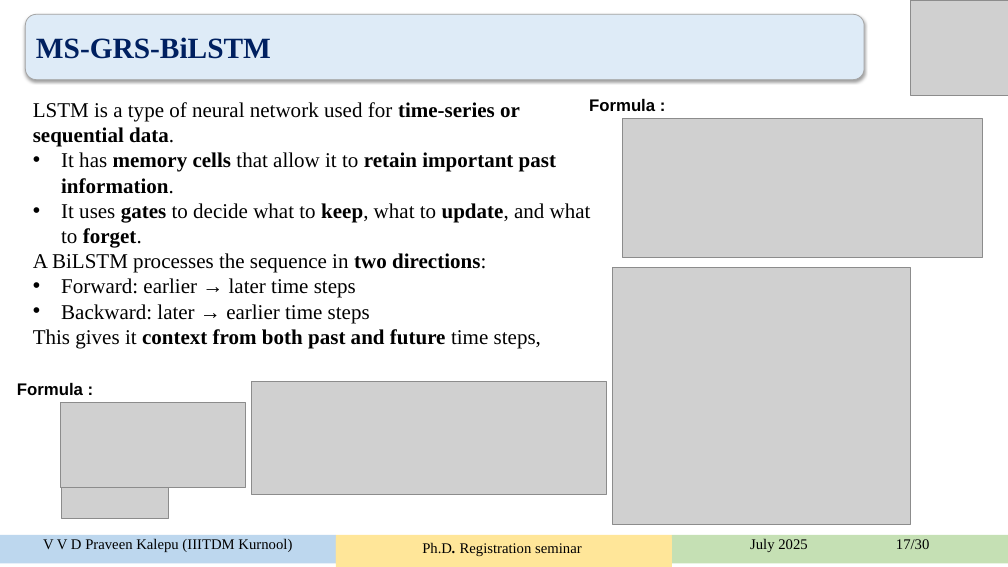
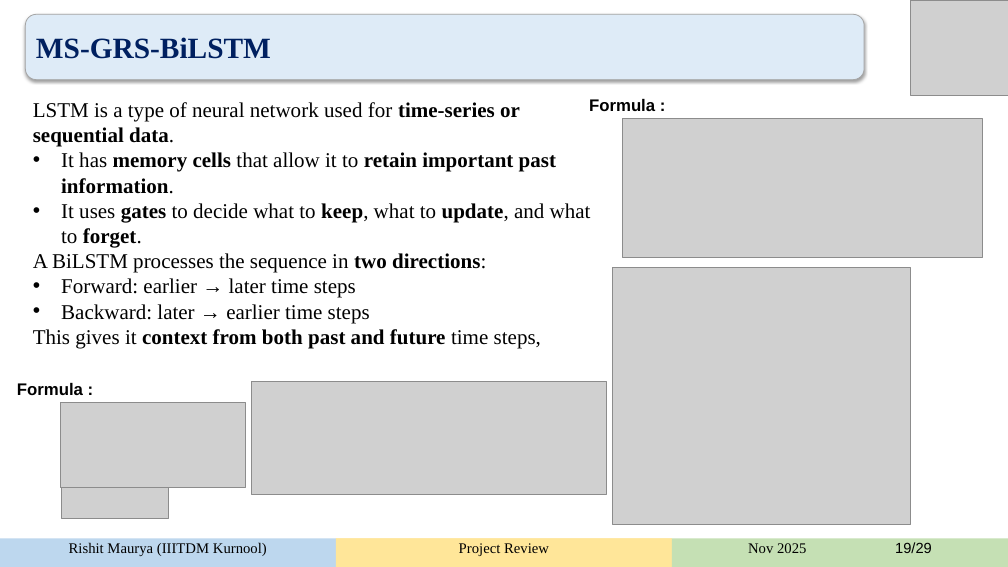
Before and after one commit to rishitmaurya/Human-Activity-Recognition, a slide deck: slide 19 of HAR_rishit.pptx. Drawn at 1008x567 pixels with LibreOffice and Linux fonts; fonts in the diff are those of the drawing; grey boxes stand for pictures. Boxes give left, top, right and bottom in pixels: in the first picture for what was removed or moved away, otherwise in the second. Text is boxed around its words. In the diff, an @@ line names an element or a change of style, - is before the commit and + after.

```diff
--- a/HAR_rishit.pptx
+++ b/HAR_rishit.pptx
@@ freeform shape "Rishit Maurya (IIITDM Kurnool)" at (0, 538, 336, 567): outline redrawn @@
@@ freeform shape removed at (336, 535, 671, 564) @@
-Progressive seminar
@@ freeform shape added at (336, 538, 671, 567), fill #FFE699, 14 pt, text #000000 @@
+Project Review
@@ freeform shape "Nov 2025 19/29" at (672, 538, 1008, 567): outline redrawn @@
@@ text in freeform shape at (69, 542, 267, 556): text changed @@
-V V D Praveen Kalepu (IIITDM Kurnool)
+Rishit Maurya (IIITDM Kurnool)
@@ text in freeform shape at (748, 542, 932, 553): text changed @@
-July 2025 17/30
+Nov 2025 19/29
```
Also in this commit, not shown: 27 other slides changed.
